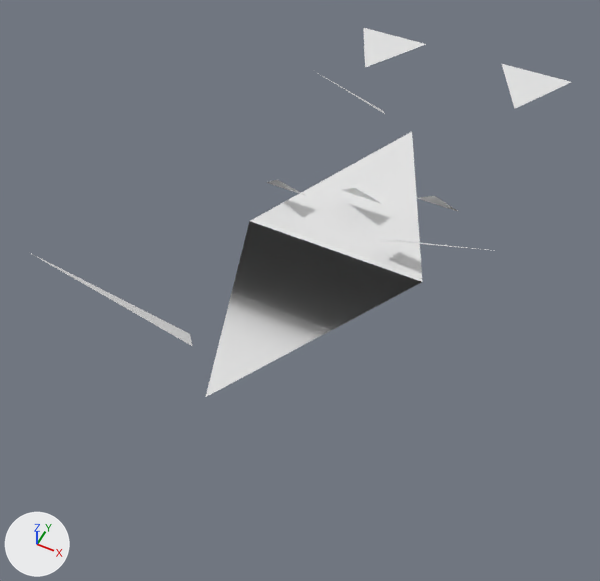
The OBJ model GameData/Meshes/Designs/voidborn/voidborn_transport_mk1_13.obj, before and after one commit.
Camera for both pictures: a 50 mm camera at (2.37, -5.49, 6.06) aimed at (-0.1, -0.56, -0.1). The axes (+X, +Y, +Z) are drawn at lower left. The lights are the same throughout. The picture after the commit comes second. Where no turn or scale is listed for an object, it has been applied to the vertices. Vertices at exactly the same position are counted once.

Objects in the first picture: 'voidborn_transport_mk1_13'.
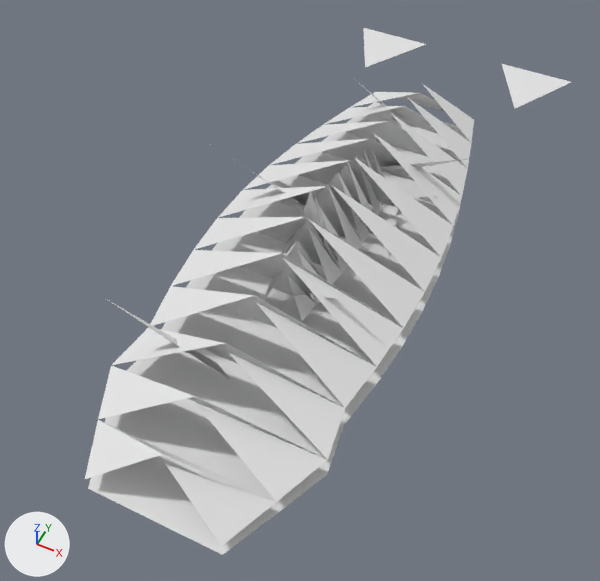
Diff of the bpy script that builds the scene:
```diff
--- a/GameData/Meshes/Designs/voidborn/voidborn_transport_mk1_13.obj.py
+++ b/GameData/Meshes/Designs/voidborn/voidborn_transport_mk1_13.obj.py
@@ me_voidborn_transport_mk1_13 @@
 # used by ob_voidborn_transport_mk1_13; location = (0.0, 0.0, 0.0)
-me_voidborn_transport_mk1_13.from_pydata(...)  # 28 vertices, 10 faces; spans x -2.05..1.63, y -2.44..4.03, z 0.0..0.87
+me_voidborn_transport_mk1_13.from_pydata(...)  # 209 vertices, 155 faces; spans x -1.43..1.43, y -3.31..4.03, z 0.0..1.35
+# me_voidborn_transport_mk1_13 part 1: the loose piece of 4 vertices spanning x -0.97..0.97, y -2.44..2.19, z 0.0..0.55 is rebuilt with 50 vertices and now spans x -1.11..1.11, y -3.31..2.53, z 0.15..0.98
+# me_voidborn_transport_mk1_13 part 2: the loose piece of 3 vertices spanning x -2.05..-0.51, y -1.99..-1.68, z 0.15..0.87 is deleted
+# me_voidborn_transport_mk1_13 part 3: the loose piece of 3 vertices spanning x -1.21..-0.3, y 1.91..2.22, z 0.15..0.67 is deleted
+# me_voidborn_transport_mk1_13 part 4: the loose piece of 3 vertices spanning x 0.41..1.63, y -0.04..0.27, z 0.15..0.77 is deleted
+# me_voidborn_transport_mk1_13 part 5
+# 130 vertices are added at x -1.32..1.11, y -3.31..2.53, z 0.0..1.35
+# 14 new vertices lie (0.42, 0.0, 0.0) away from vertices in x -0.21, y -1.13..0.94, z 0.0..0.4
+# 114 new faces join them
```

What differs and where, as boxes (x1, y1, x2, y2) in the pictures (600 x 581 px):
'voidborn_transport_mk1_13', reshaped (10% narrower, 43% taller): before (32, 28, 571, 397); after (85, 28, 571, 555)
part 1 of me_voidborn_transport_mk1_13, rebuilt (80% wider, 74% taller): before (206, 132, 422, 397); after (85, 84, 474, 546)
part 2 of me_voidborn_transport_mk1_13, deleted: before (32, 254, 192, 346)
part 3 of me_voidborn_transport_mk1_13, deleted: before (318, 73, 385, 114)
part 4 of me_voidborn_transport_mk1_13, deleted: before (382, 240, 495, 251)
part 5 of me_voidborn_transport_mk1_13, added: after (88, 74, 471, 555)
